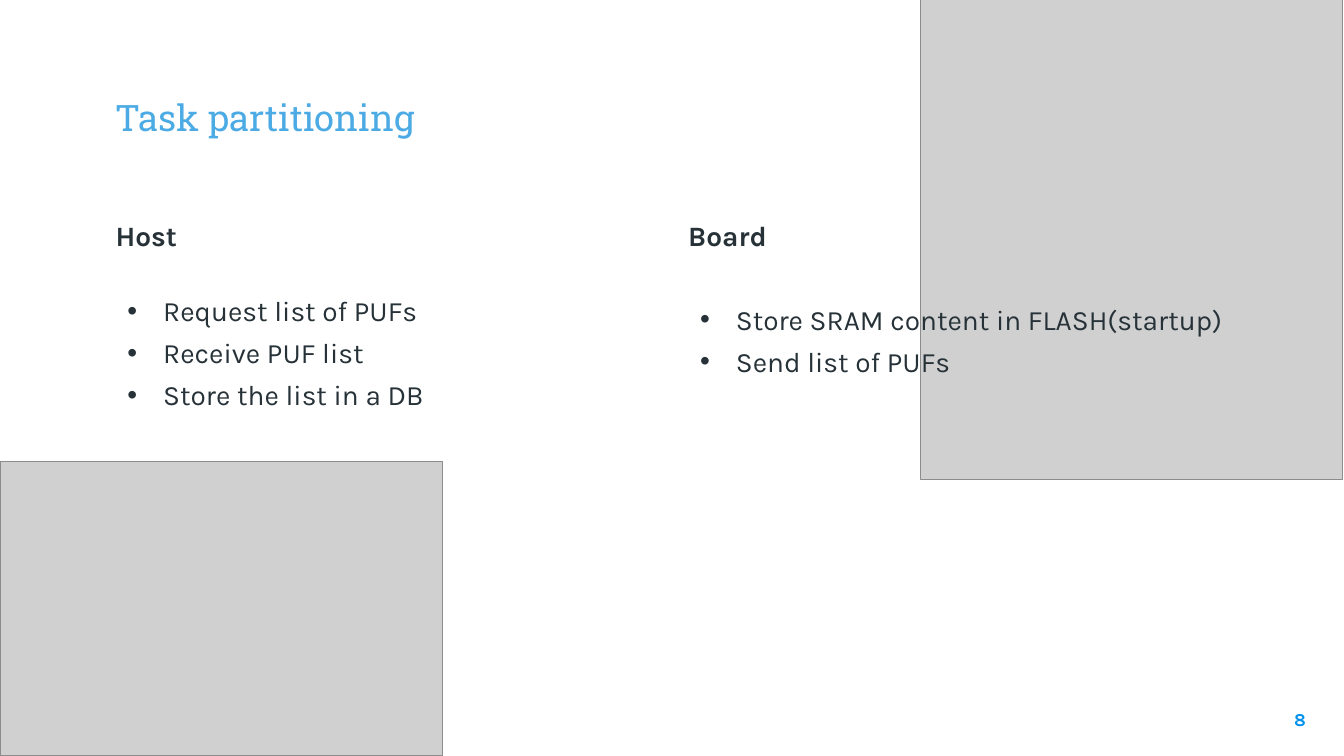
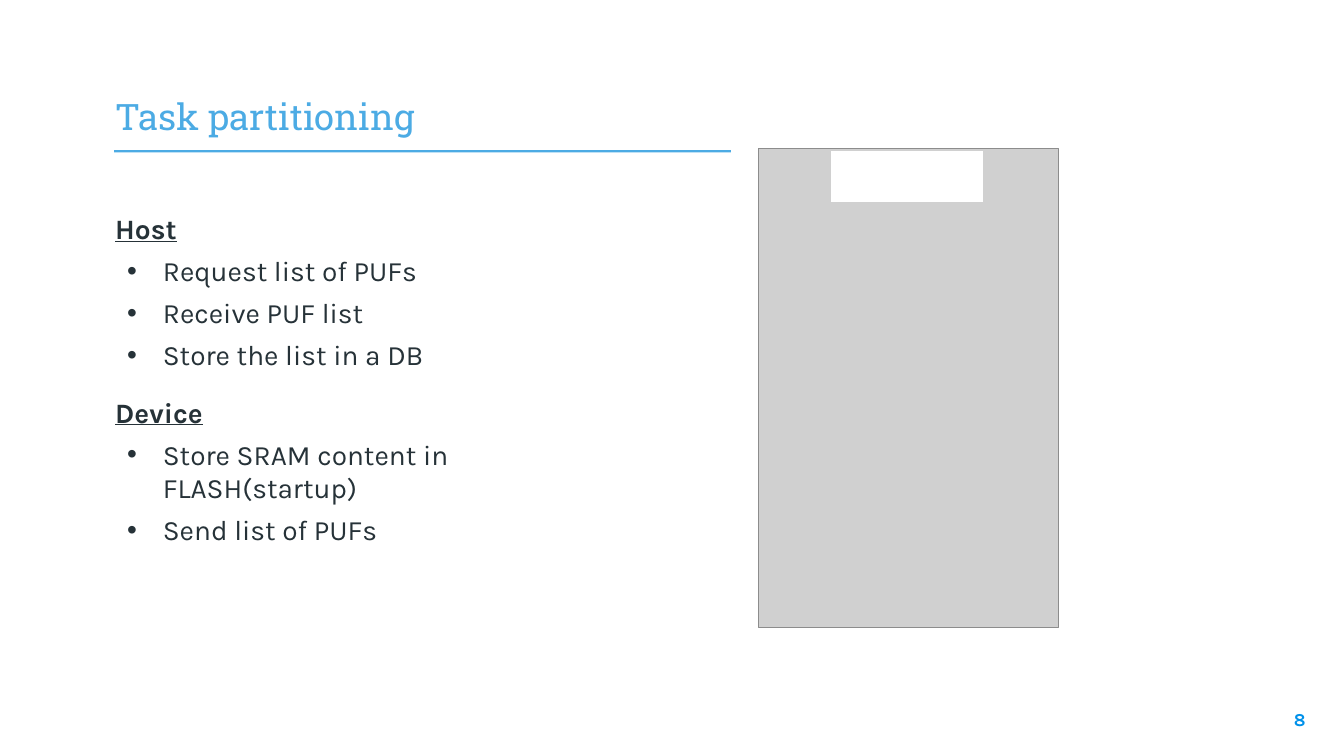
Before and after one commit to elenaroncolino/SEcube-code, a slide deck: slide 8 of Design and Development of a RAM-based PUF.pptx. Drawn at 1344x756 pixels with LibreOffice and Linux fonts; fonts in the diff are those of the drawing; grey boxes stand for pictures; background and template pictures are left out. Boxes give left, top, right and bottom in pixels: in the first picture for what was removed or moved away, otherwise in the second. Text is boxed around its words. In the diff, an @@ line names an element or a change of style, - is before the commit and + after.

```diff
--- a/Design and Development of a RAM-based PUF.pptx
+++ b/Design and Development of a RAM-based PUF.pptx
@@ picture removed at <box>921,0,1343,480</box> @@
@@ picture added at <box>759,148,1059,628</box> @@
@@ line added from (114, 151) to (731, 151), #4CABE4 1.5 pt @@
@@ rectangle added at <box>832,151,983,202</box>, fill #FFFFFF, outline #FFFFFF 0 pt @@
@@ text at <box>115,221,176,242</box>: underline on in "Host" @@
@@ text "Device": place and size @@
-text "Device" at <box>688,226,1222,379</box>
+text "Device" at <box>115,403,448,541</box>
@@ text at <box>115,403,202,425</box>: text changed @@
-Board
+Device
@@ picture removed at <box>0,462,443,756</box> @@
```
Also in this commit, not shown: 4 other slides changed.
